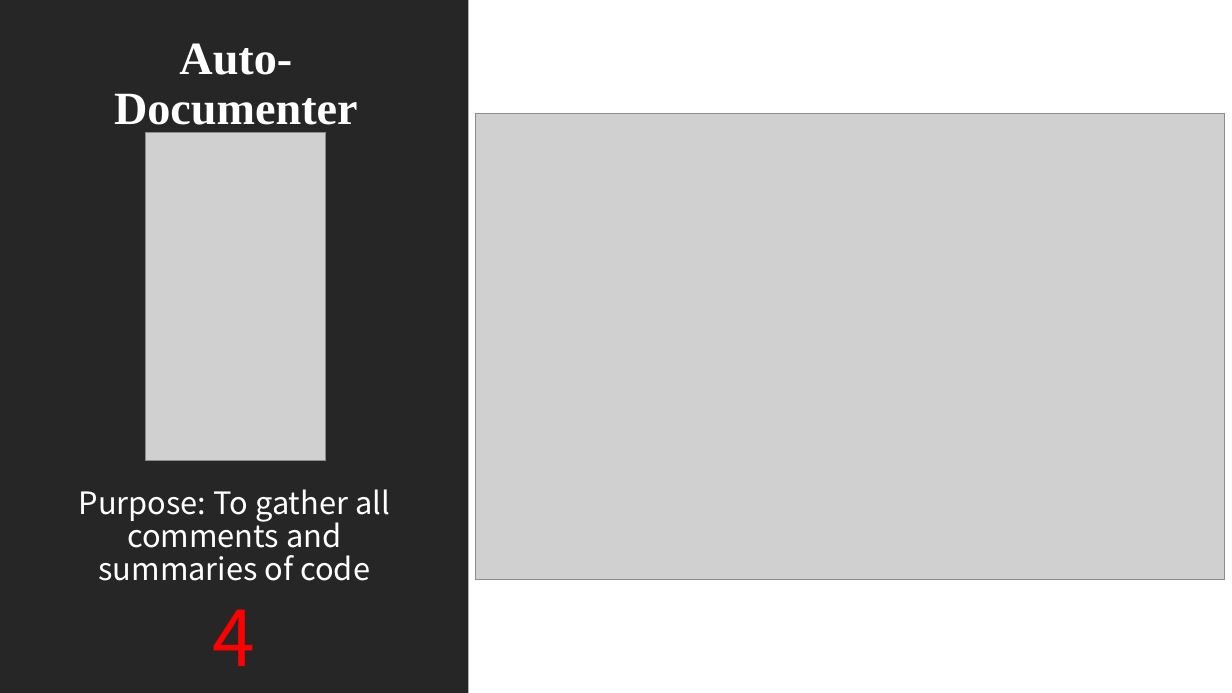
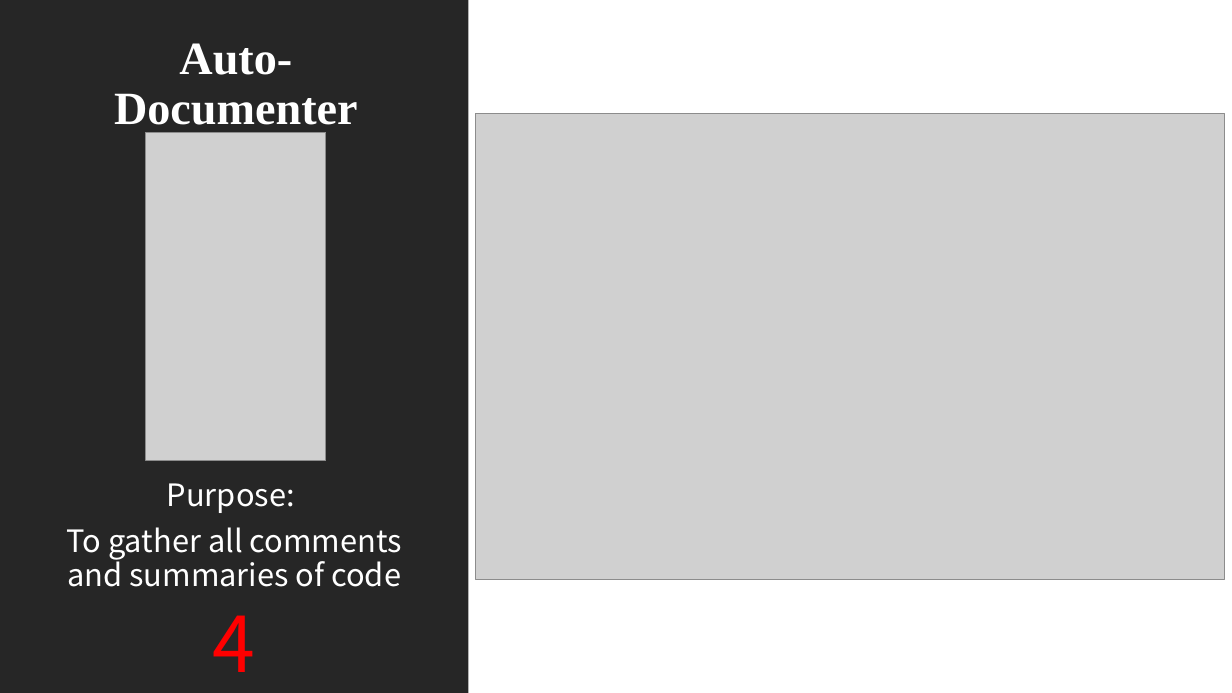
Before and after one commit to Computer-Girl/3308Project, a slide deck: slide 11 of LetsGo.pptx. Drawn at 1232x693 pixels with LibreOffice and Linux fonts; fonts in the diff are those of the drawing; grey boxes stand for pictures. Boxes give left, top, right and bottom in pixels: in the first picture for what was removed or moved away, otherwise in the second. Text is boxed around its words. In the diff, an @@ line names an element or a change of style, - is before the commit and + after.

```diff
--- a/LetsGo.pptx
+++ b/LetsGo.pptx
@@ text "Purpose:" moved from (x1=79, y1=489, x2=390, y2=666) to (x1=66, y1=483, x2=402, y2=672) @@
@@ text at (x1=66, y1=483, x2=402, y2=587): text changed @@
-Purpose: To gather all comments and summaries of code
+Purpose:
+To gather all comments and summaries of code
```
Also in this commit, not shown: 5 other slides changed, 2 slides added.
